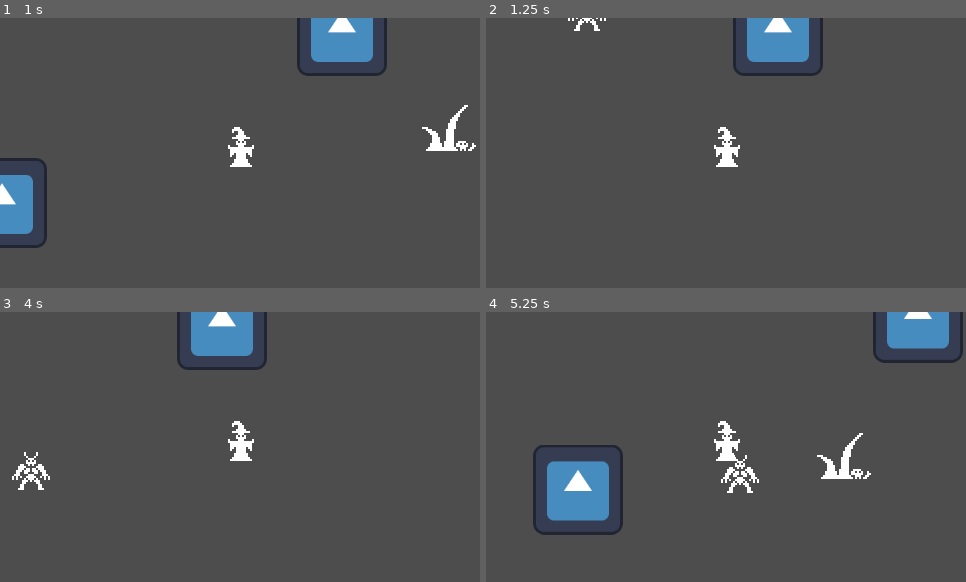
Above: before the commit, frames 1-4 (two rows, left to right).
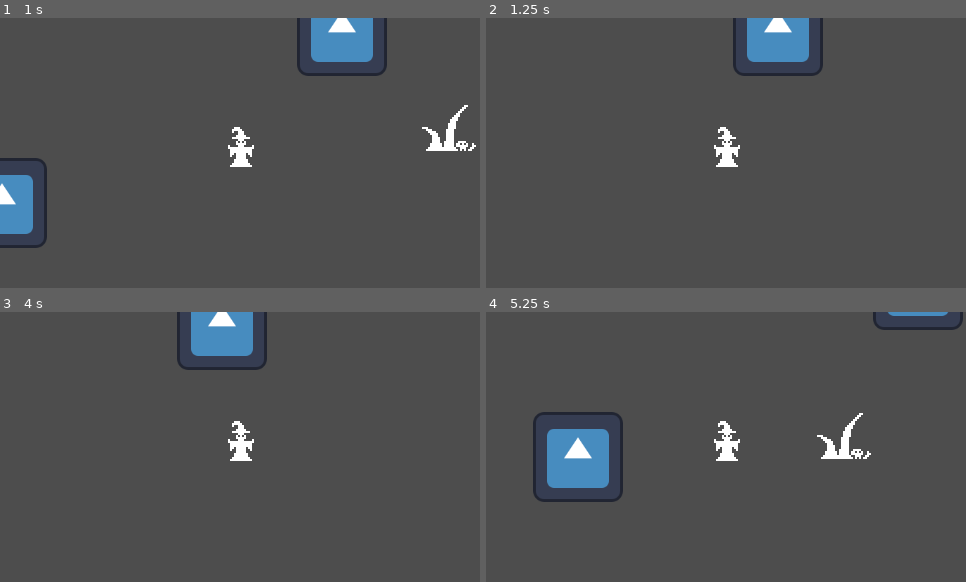
Above: after the commit, the same moments.

Repository: DanX3/1bitjam
Game: Godot game, scene res://scenes/tolo.tscn
The game is run twice, just before and just after one commit, with the same random seed, the same clock (stepped at 60 frames per second) and the same inputs. The engine's default icon, where the game draws it, is replaced by a stand-in: a white triangle on a blue panel in a dark square.
Inputs (mouse positions are in pixels of both pictures, inside the frame that each line leads up to):
- Up to frame 1 (1 s): tap Enter (ui_accept) at 0.5, 0.77 s; move the mouse to (345, 139) at 0.52 s; hold D (move_right) from 0.53 s (still down); click (345, 139) at 0.6 s
- Up to frame 2 (1.25 s): keep holding D (move_right)
- Up to frame 3 (4 s): move the mouse to (144, 460) at 1.27 s; release D (move_right) at 1.28 s; hold S (move_down) 1.28-2.03 s; tap Shift at 1.35, 2.85 s; tap Enter (ui_accept) at 1.52, 2, 2.75, 3.02, 3.77 s; move the mouse to (288, 387) at 2.02 s; hold D (move_right) 2.03-2.78 s; click (288, 387) at 2.1 s; move the mouse to (216, 501) at 2.77 s; hold W (move_up) 2.78-3.53 s; move the mouse to (384, 487) at 3.52 s; hold A (move_left) from 3.53 s (still down); click (384, 487) at 3.6 s
- Up to frame 4 (5.25 s): move the mouse to (582, 406) at 4.27 s; tap Shift at 4.35 s; tap Enter (ui_accept) at 4.52 s; move the mouse to (750, 447) at 5.02 s; release A (move_left) at 5.03 s; hold S (move_down) from 5.03 s (still down); click (750, 447) at 5.1 s

Frame 1 is identical in both runs. In frame 2, 0.1% of the frame differs, in the area x 17-25%, y 0-5%; in frame 3, 0.4%; in frame 4, 7.6%, in the area x 9-100%, y 0-83%.
Error after the commit: Invalid access to property or key 'global_position' on a base object of type 'null instance'. (res://scripts/demon.gd:13)

Commit message:
Edited caravan

Diff:
--- a/scenes/caravan.tscn
+++ b/scenes/caravan.tscn
@@ -1,12 +1,15 @@
-[gd_scene load_steps=4 format=3 uid="uid://cv68rdgr3tata"]
+[gd_scene load_steps=5 format=3 uid="uid://c74bo6ax7y0p5"]
 
 [ext_resource type="Script" path="res://scripts/caravan.gd" id="1_bvopd"]
-[ext_resource type="Texture2D" uid="uid://bnnwx8aow2748" path="res://assets/tileset.png" id="2_lhjpw"]
+[ext_resource type="Texture2D" uid="uid://d2uvfm8pstq0m" path="res://assets/tileset.png" id="2_lhjpw"]
 
 [sub_resource type="RectangleShape2D" id="RectangleShape2D_4vg50"]
 size = Vector2(4.17701, 134.766)
 
-[node name="Caravan" type="CharacterBody2D"]
+[sub_resource type="RectangleShape2D" id="RectangleShape2D_vp10o"]
+size = Vector2(62.6554, 103.941)
+
+[node name="Caravan" type="CharacterBody2D" groups=["caravan"]]
 scale = Vector2(1.0055, 0.981323)
 script = ExtResource("1_bvopd")
 speed = 100
@@ -24,3 +27,23 @@
 shape = SubResource("RectangleShape2D_4vg50")
 
 [node name="AnimationPlayer" type="AnimationPlayer" parent="."]
+
+[node name="EnemyDetector" type="Area2D" parent="."]
+collision_layer = 0
+collision_mask = 8
+
+[node name="CollisionShape2D" type="CollisionShape2D" parent="EnemyDetector"]
+position = Vector2(-0.497264, 8.15226)
+shape = SubResource("RectangleShape2D_vp10o")
+debug_color = Color(0.647059, 0.521569, 0, 0.419608)
+
+[node name="Counter" type="Label" parent="."]
+offset_left = -18.8961
+offset_top = 7.13323
+offset_right = 21.1039
+offset_bottom = 33.1332
+text = "1"
+horizontal_alignment = 1
+
+[connection signal="body_entered" from="EnemyDetector" to="." method="_on_enemy_detector_body_entered"]
+[connection signal="body_exited" from="EnemyDetector" to="." method="_on_enemy_detector_body_exited"]
--- a/scripts/caravan.gd
+++ b/scripts/caravan.gd
@@ -1,16 +1,14 @@
 extends CharacterBody2D
 
-@export var start_position: Node2D
-@export var speed: int = 300
+@export var speed: int = 1
 @export var refugees: int = 0
 
-
-func _ready():
-	velocity = Vector2.UP * speed
-	position = start_position.position
-
+var closeDemonsCounter = 0
 
 func _process(delta):
+	if closeDemonsCounter > 0:
+		return
+	velocity = Vector2.UP * speed
 	move_and_slide()
 
 
@@ -18,3 +16,13 @@
 	refugees -= 1
 	if refugees <= 0:
 		EventBusInstance.emit_signal("game_over")
+
+
+func _on_enemy_detector_body_entered(body):
+	closeDemonsCounter += 1
+	$Counter.text = str(closeDemonsCounter)
+
+
+func _on_enemy_detector_body_exited(body):
+	closeDemonsCounter -= 1
+	$Counter.text = str(closeDemonsCounter)
--- a/scripts/demon.gd
+++ b/scripts/demon.gd
@@ -10,7 +10,7 @@
 
 
 func _on_walking_state_physics_processing(delta):
-	velocity = WALK_SPEED * Vector2.DOWN
+	velocity = WALK_SPEED * (get_tree().get_first_node_in_group("caravan").global_position - global_position).normalized()
 	move_and_slide()
 
 
Binary file changed: fireball.png
